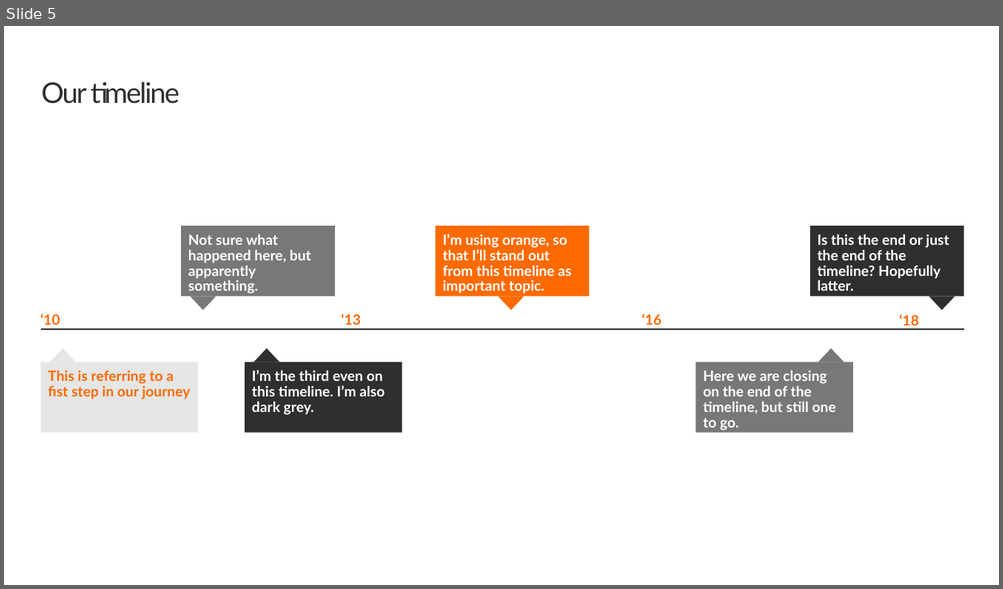
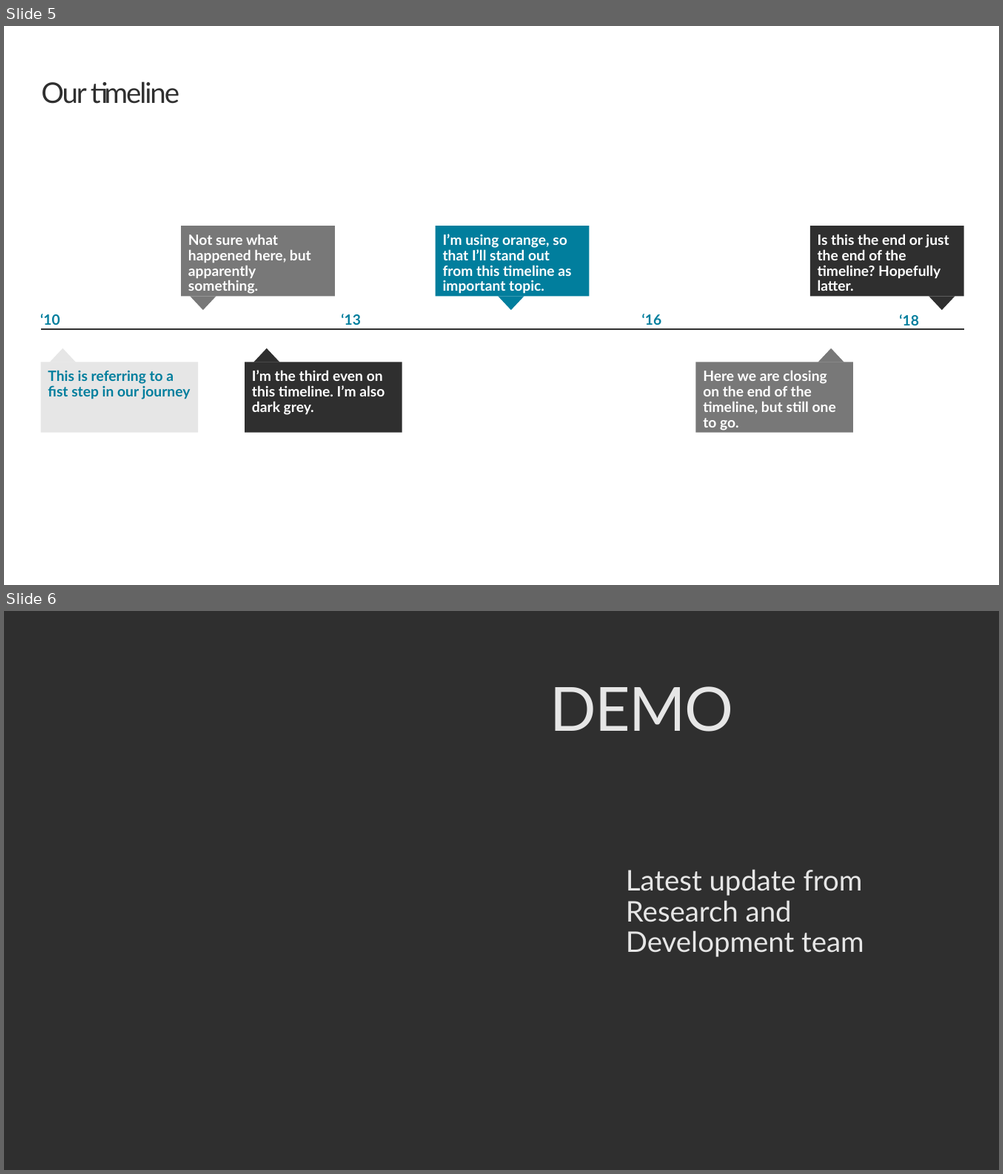
Before and after one commit to pnp/sp-starter-kit, a slide deck: provisioning/hierarchy/resources/documents/Contoso_Report.pptx. Shown one above the other, each under a label of ours: slide 5 before the commit, slides 5 and 6 after it. The pictures are 1003x589 and 1003x1174 pixels, drawn with LibreOffice and Linux fonts; fonts in the diff are those of the drawing; background and template pictures are left out. Boxes give left, top, right and bottom in pixels: in the first picture for what was removed or moved away, otherwise in the second. Text is boxed around its words. In the diff, an @@ line names an element or a change of style, - is before the commit and + after.

```diff
--- a/provisioning/hierarchy/resources/documents/Contoso_Report.pptx
+++ b/provisioning/hierarchy/resources/documents/Contoso_Report.pptx
@@ slide 6 added at [4, 611, 999, 1170], background picture (left out) @@
@@ freeform shape added at [465, 611, 999, 1170], fill #2F2F2F at 90% opacity @@
@@ title added at [549, 686, 733, 732], 60 pt, text #E6E6E6 @@
+DEMO
@@ text added at [626, 869, 864, 957], 28 pt, text #E6E6E6 @@
+Latest update from Research and Development team
@@ slide 5 changed as well @@
@@ rectangle "I’m using orange, so that ..." at [435, 226, 589, 296]: fill #FD6A02 to #017E9D @@
@@ triangle at [498, 297, 523, 310]: fill #FD6A02 to #017E9D @@
@@ text colour #FD6A02 to #017E9D in 5 elements at [40, 363, 198, 432], [40, 314, 60, 325], [341, 314, 361, 325], [642, 314, 662, 325], [899, 315, 919, 329] @@
```
Also in this commit, not shown: 5 other slides changed, 1 other file.
